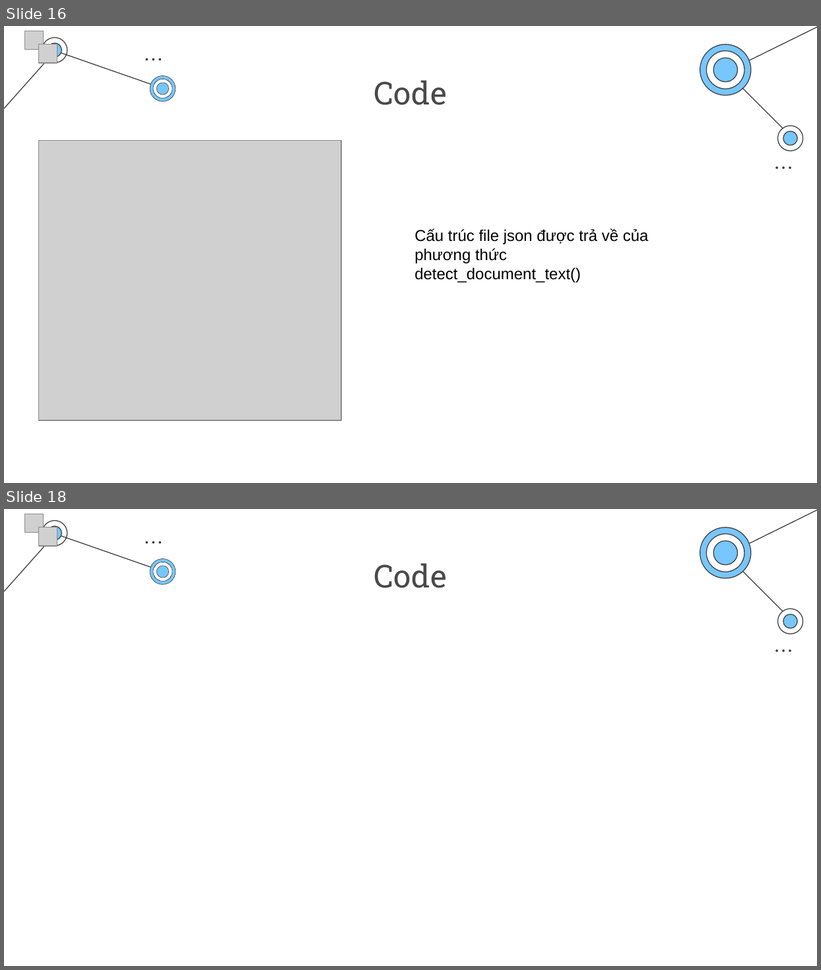
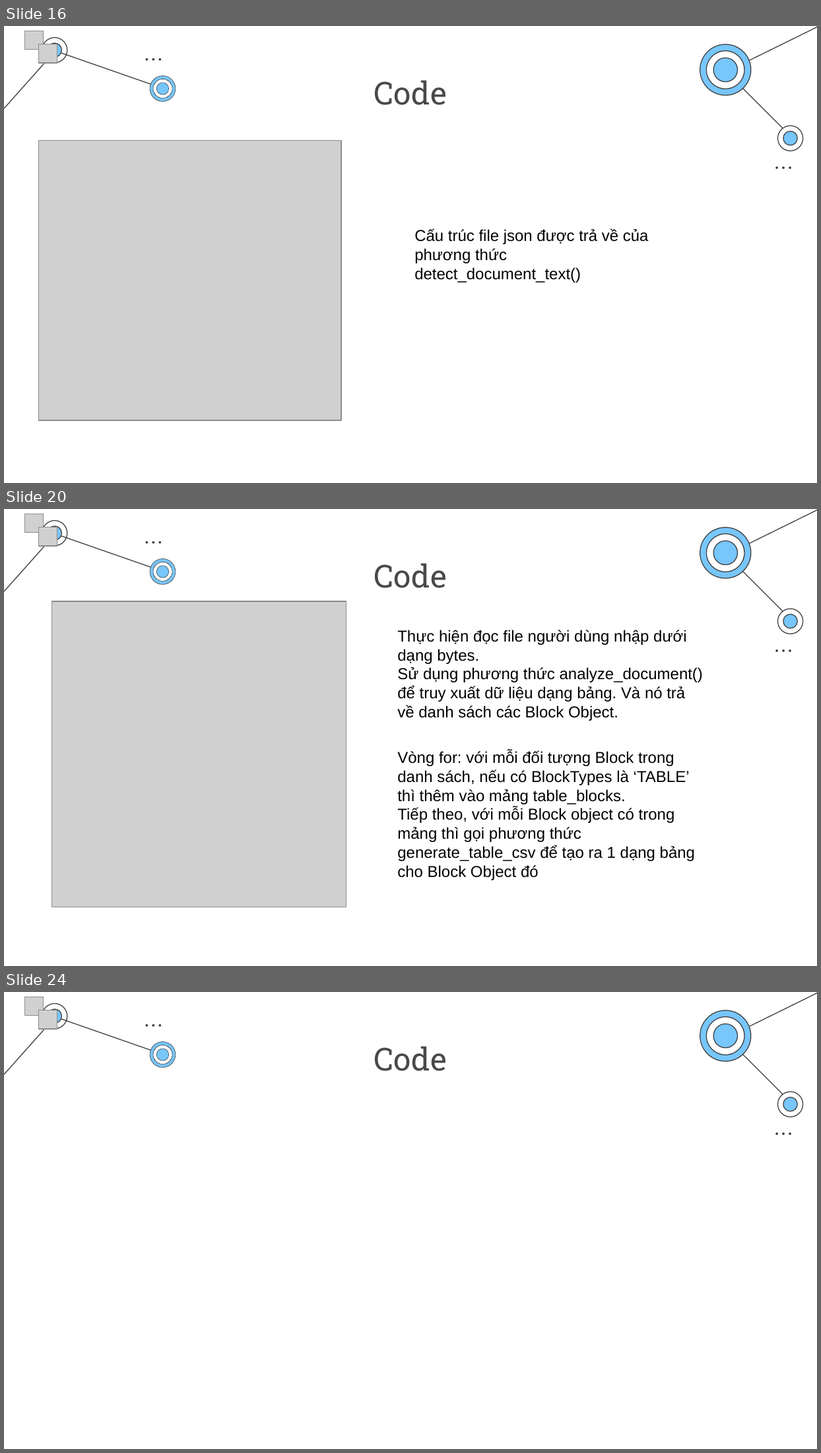
Before and after one commit to HiImLeVanAnhDuc/Amazon-Textract-Project-IC-, a slide deck: Báo cáo.pptx. Shown one above the other, each under a label of ours: slides 16 and 18 before the commit, slides 16, 20 and 24 after it; the slides between them are not shown. The pictures are 821x970 and 821x1453 pixels, drawn with LibreOffice and Linux fonts; fonts in the diff are those of the drawing; grey boxes stand for pictures; background and template pictures are left out. Boxes give left, top, right and bottom in pixels: in the first picture for what was removed or moved away, otherwise in the second. Text is boxed around its words. In the diff, an @@ line names an element or a change of style, - is before the commit and + after.

```diff
--- a/Báo cáo.pptx
+++ b/Báo cáo.pptx
@@ slide 20 added at [4, 509, 817, 966], background #FFFFFF; not listed: 29 template elements that a slide beside it also shows @@
@@ picture added at [25, 514, 44, 533] @@
@@ picture added at [38, 527, 57, 547] @@
@@ title added at [374, 563, 447, 588], 28 pt, text #494949 @@
+Code
@@ picture added at [52, 601, 347, 908] @@
@@ text added at [397, 630, 703, 721], 14 pt, text #000000 @@
+Thực hiện đọc file người dùng nhập dưới dạng bytes.
+Sử dụng phương thức analyze_document() để truy xuất dữ liệu dạng bảng. Và nó trả về danh sách các Block Object.
@@ text added at [397, 751, 695, 881], 14 pt, text #000000 @@
+Vòng for: với mỗi đối tượng Block trong danh sách, nếu có BlockTypes là ‘TABLE’ thì thêm vào mảng table_blocks.
+Tiếp theo, với mỗi Block object có trong mảng thì gọi phương thức generate_table_csv để tạo ra 1 dạng bảng cho Block Object đó
@@ what was slide 18 is now slide 24 @@
```
Also in this commit, not shown: 9 slides changed, 5 other slides added, 1 other file.
